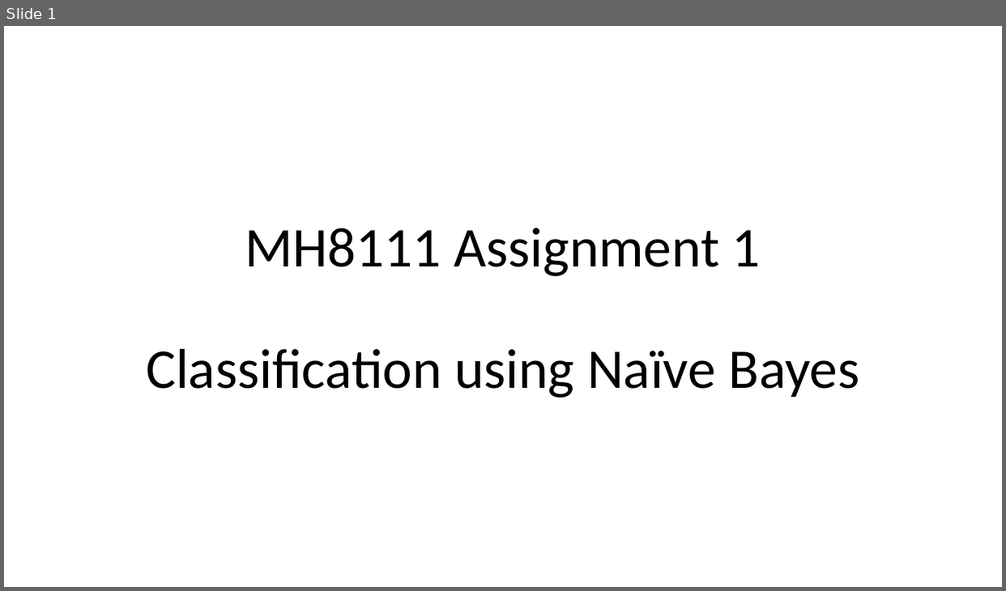
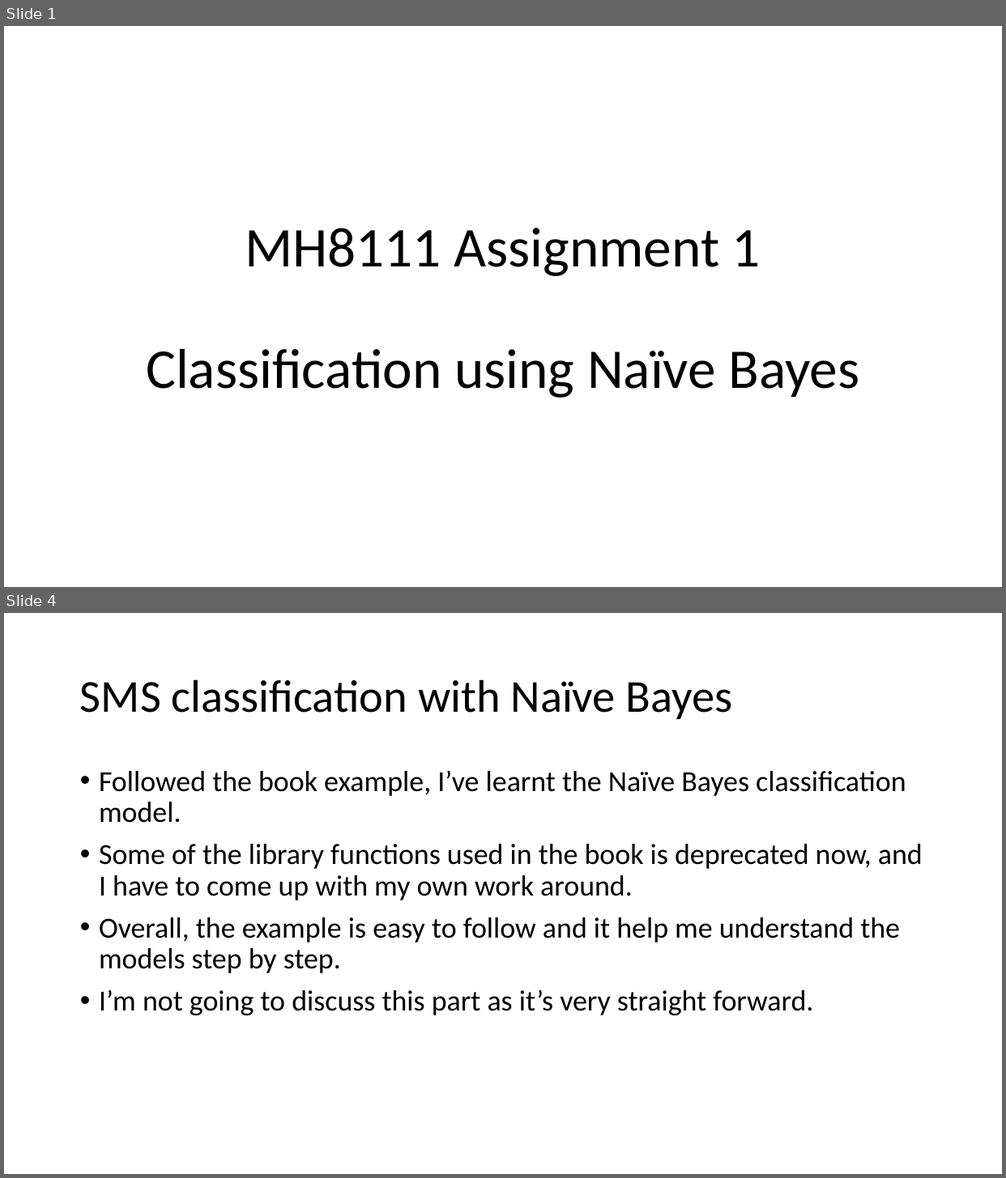
Before and after one commit to lifengzhi/msa_mh8101_or1_lp, a slide deck: mh8111_assignment/NaiveBayes.pptx. Shown one above the other, each under a label of ours: slide 1 before the commit, slides 1 and 4 after it; the slides between them are not shown. The pictures are 1006x591 and 1006x1178 pixels, drawn with LibreOffice and Linux fonts; fonts in the diff are those of the drawing. Boxes give left, top, right and bottom in pixels: in the first picture for what was removed or moved away, otherwise in the second. Text is boxed around its words. In the diff, an @@ line names an element or a change of style, - is before the commit and + after.

```diff
--- a/mh8111_assignment/NaiveBayes.pptx
+++ b/mh8111_assignment/NaiveBayes.pptx
@@ slide 4 added at <box>4,613,1002,1174</box>, background #FFFFFF @@
@@ title added at <box>80,679,733,719</box>, 44 pt, text #000000 @@
+SMS classification with Naïve Bayes
@@ text added at <box>99,770,923,1016</box>, 28 pt, text #000000 @@
+• Followed the book example, I’ve learnt the Naïve Bayes classification model.
+• Some of the library functions used in the book is deprecated now, and I have to come up with my own work around.
+• Overall, the example is easy to follow and it help me understand the models step by step.
+• I’m not going to discuss this part as it’s very straight forward.
```
Also in this commit, not shown: 17 other slides added.
